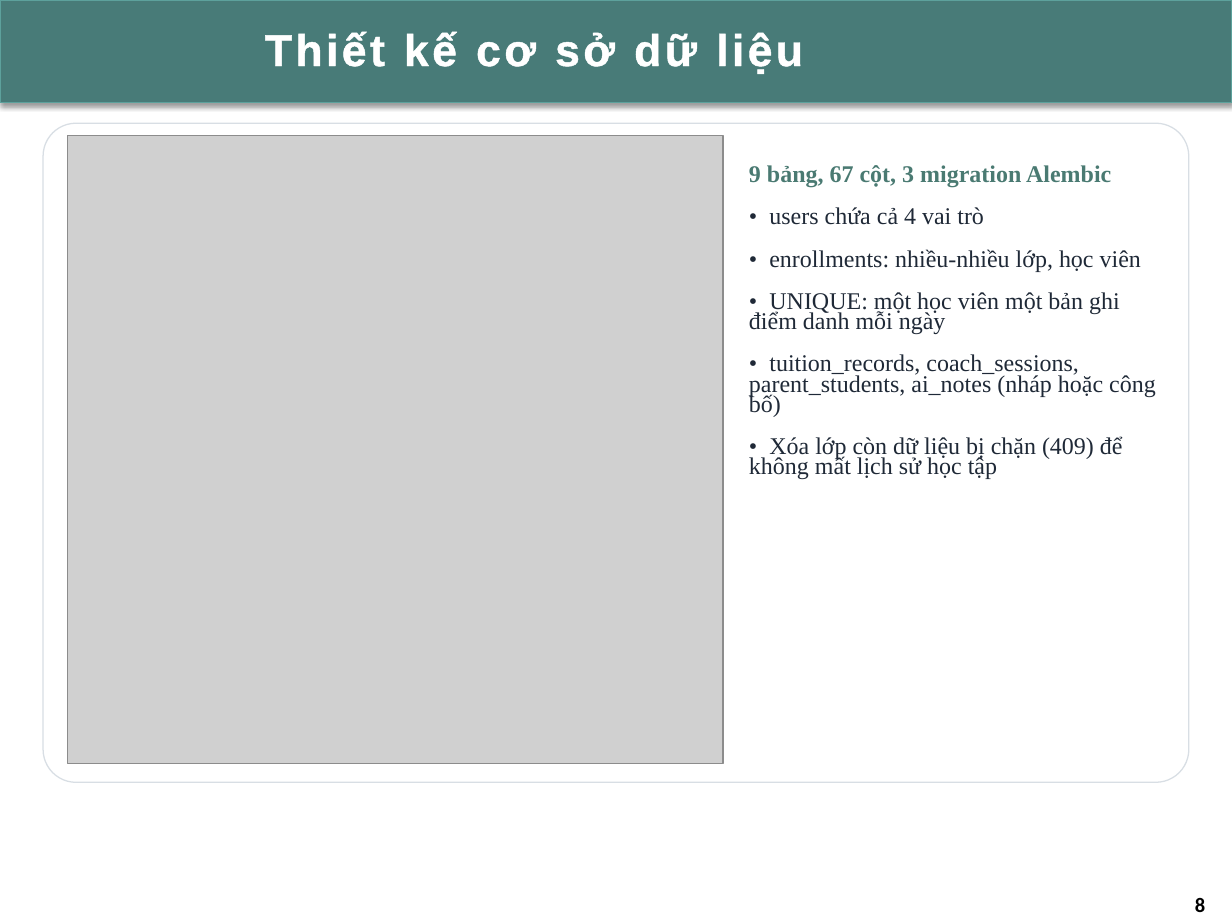
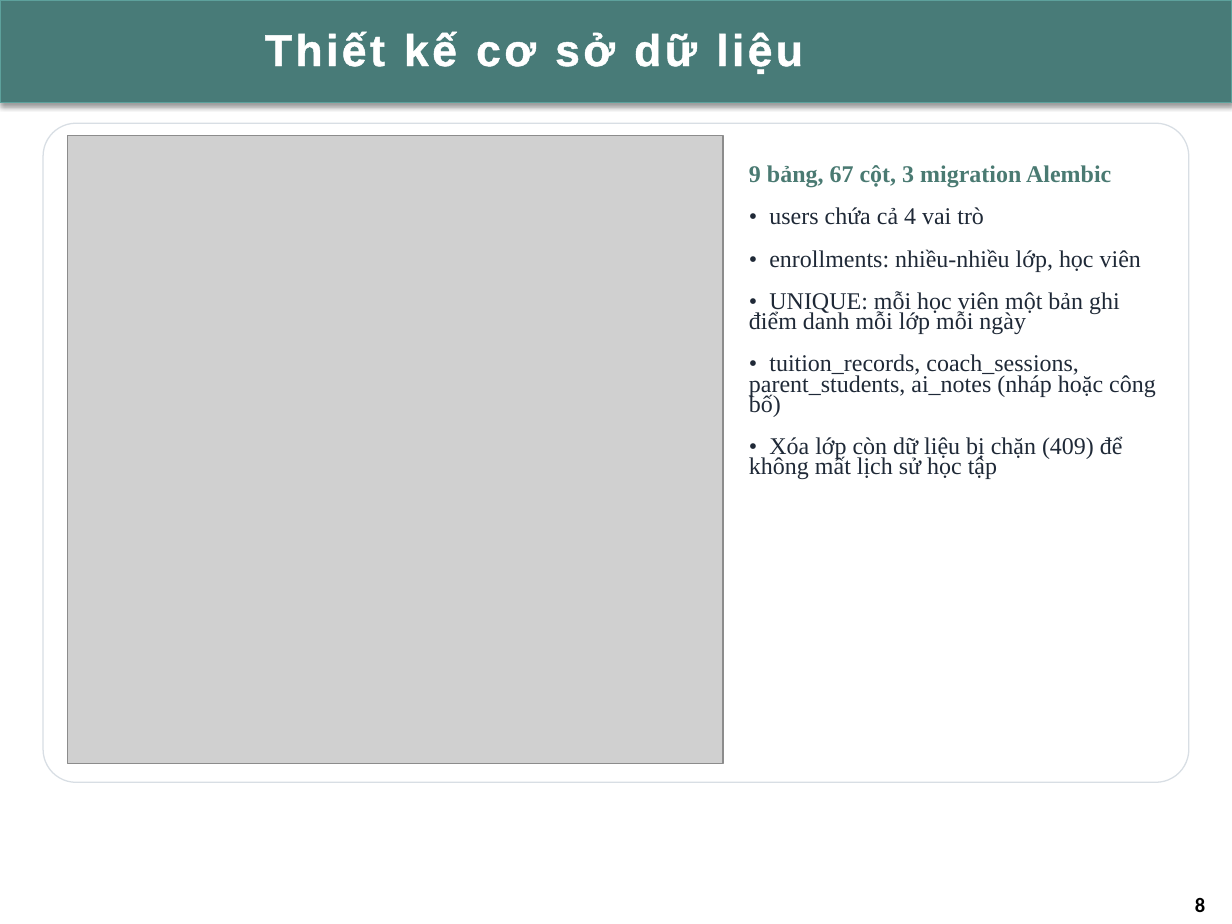
Before and after one commit to thaiphatcaifa/HKII-FastAPI, a slide deck: slide 8 of Documentations/EduCenter_Group03_Presentation.pptx. Drawn at 1232x924 pixels with LibreOffice and Linux fonts; fonts in the diff are those of the drawing; grey boxes stand for pictures; background and template pictures are left out. Boxes give left, top, right and bottom in pixels: in the first picture for what was removed or moved away, otherwise in the second. Text is boxed around its words. In the diff, an @@ line names an element or a change of style, - is before the commit and + after.

```diff
--- a/Documentations/EduCenter_Group03_Presentation.pptx
+++ b/Documentations/EduCenter_Group03_Presentation.pptx
@@ text at [749, 291, 1120, 334]: text changed @@
-• UNIQUE: một học viên một bản ghi điểm danh mỗi ngày
+• UNIQUE: mỗi học viên một bản ghi điểm danh mỗi lớp mỗi ngày
```
Also in this commit, not shown: 1 other slide changed, 9 other files.
